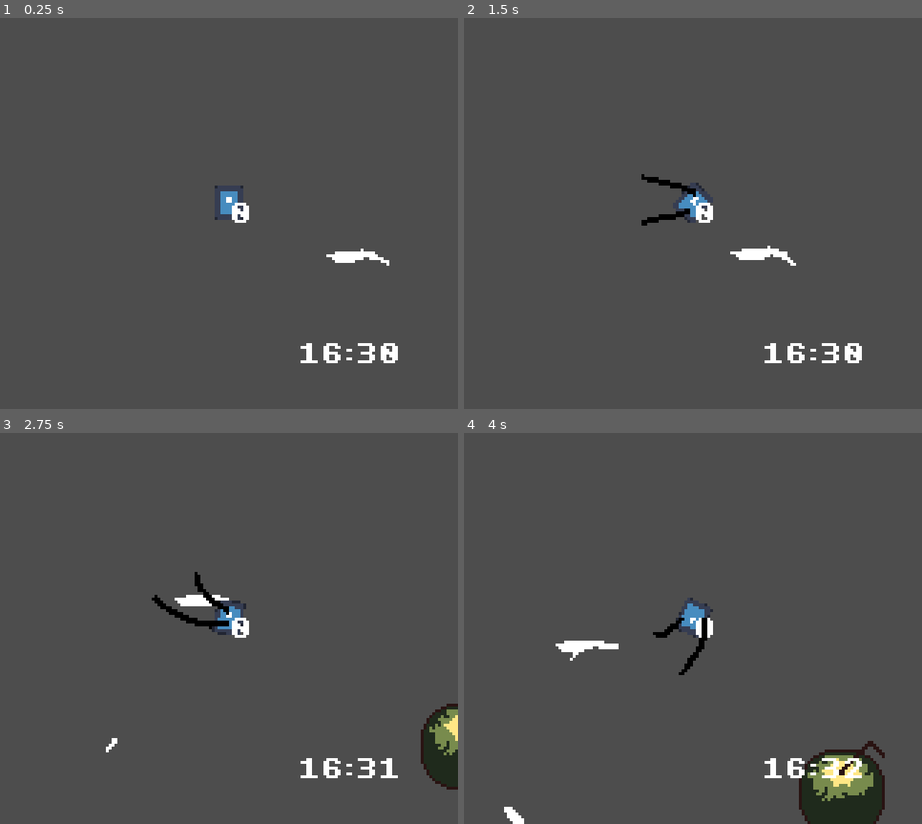
Above: before the commit, frames 1-4 (two rows, left to right).
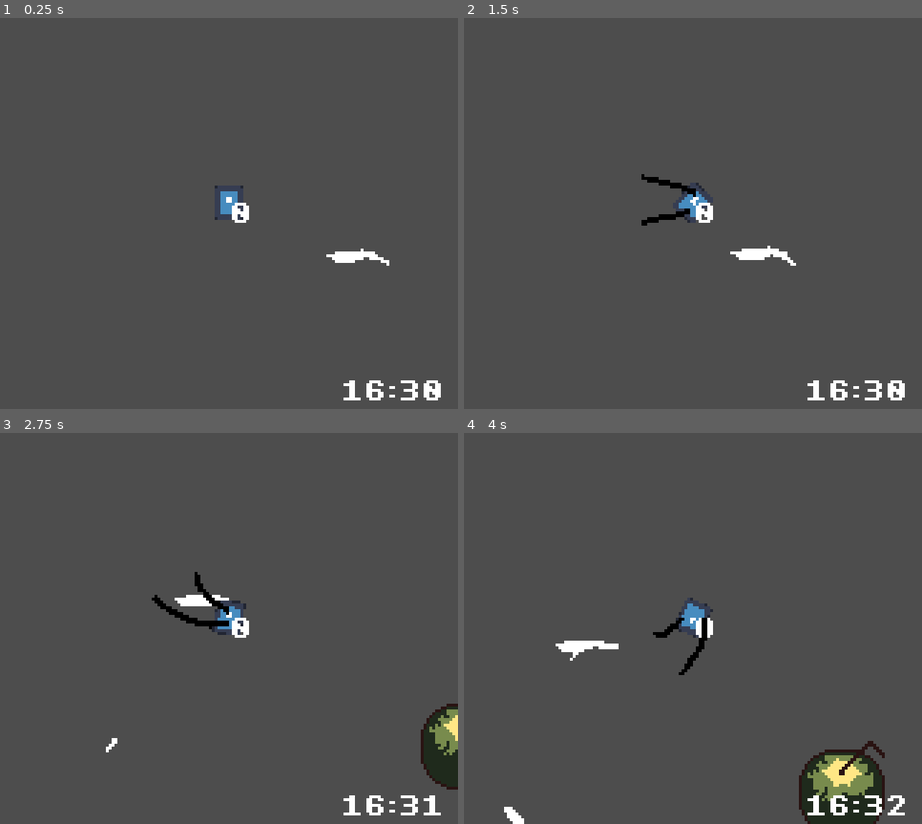
Above: after the commit, the same moments.

Repository: andrebariani/gbjam_12_spooky_fishing
Game: Godot game, scene res://scenes/test_scene.tscn
Same seed, same stepped clock (60 frames per second), same inputs: the game is played once before the commit and once after it. This scene is started directly instead of the project's main scene. The engine's default icon, where the game draws it, is replaced by a stand-in: a white triangle on a blue panel in a dark square.
Inputs:
- Up to frame 1 (0.25 s): no input
- Up to frame 2 (1.5 s): hold Right (right) 0.53-1.28 s; tap Z (A) at 0.6, 1.35 s; hold Down (down) from 1.28 s (still down)
- Up to frame 3 (2.75 s): release Down (down) at 2.03 s; hold Right (right) from 2.03 s (still down); tap X (B) at 2.1 s; tap Z (A) at 2.3 s
- Up to frame 4 (4 s): release Right (right) at 2.78 s; hold Up (up) 2.78-3.53 s; tap Z (A) at 2.85, 3.6 s; hold Left (left) from 3.53 s (still down)

The runs differ from the first frame. In frame 1, 1.0% of the frame differs, in the area x 65-97%, y 83-98%; in frame 2, 1.0%; in frame 3, 0.9%; in frame 4, 0.9%.

Commit message:
fix de crash oopsie doodles

Diff:
--- a/scenes/entities/tackle/tackle.gd
+++ b/scenes/entities/tackle/tackle.gd
@@ -34,7 +34,7 @@
 
 func init(_entity):
 	entity = _entity
-	bait = entity.bait
+	bait = entity.selected_bait
 	global_position = entity.global_position
 
 
--- a/scenes/test_scene.tscn
+++ b/scenes/test_scene.tscn
@@ -1,9 +1,10 @@
-[gd_scene load_steps=17 format=3 uid="uid://bplpfbcxas5l1"]
+[gd_scene load_steps=18 format=3 uid="uid://bplpfbcxas5l1"]
 
 [ext_resource type="Shader" path="res://scenes/test_scene.gdshader" id="1_1ddho"]
 [ext_resource type="Texture2D" uid="uid://uxjkd1thsbg0" path="res://assets/test-sprite.png" id="1_phtu1"]
 [ext_resource type="PackedScene" uid="uid://bfoabmylt4ar5" path="res://scenes/entities/shadow/shadow.tscn" id="1_wbpwi"]
 [ext_resource type="Texture2D" uid="uid://cusnwg0quwr5s" path="res://assets/Sprite-0003.png" id="3_7istp"]
+[ext_resource type="Theme" path="res://scenes/ui/deafult_theme.tres" id="5_xu7kl"]
 [ext_resource type="Script" path="res://scenes/ui/test_time.gd" id="6_npblf"]
 [ext_resource type="PackedScene" uid="uid://blk5upqrse004" path="res://scenes/entities/player/player_boat.tscn" id="6_plco2"]
 [ext_resource type="Resource" uid="uid://hfrlgdhm8knk" path="res://scenes/entities/fish/Candiru.tres" id="7_7rl3r"]
@@ -91,10 +92,11 @@
 [node name="PlayerBoat" parent="." instance=ExtResource("6_plco2")]
 
 [node name="time" type="Label" parent="PlayerBoat"]
-offset_left = 24.0
-offset_top = 49.0
-offset_right = 79.0
-offset_bottom = 72.0
+offset_left = 39.0
+offset_top = 62.0
+offset_right = 94.0
+offset_bottom = 85.0
+theme = ExtResource("5_xu7kl")
 text = "00:00"
 script = ExtResource("6_npblf")
 
--- a/scenes/ui/fish_reeling_scene.gd
+++ b/scenes/ui/fish_reeling_scene.gd
@@ -127,7 +127,6 @@
 
 	bg.scroll_offset.x = -distance * 10
 	bg.scroll_offset.y = distance / 10.0
-	#bg.scroll_offset.y = -bg.scroll_offset.y
 
 	animate_body(delta)
 
